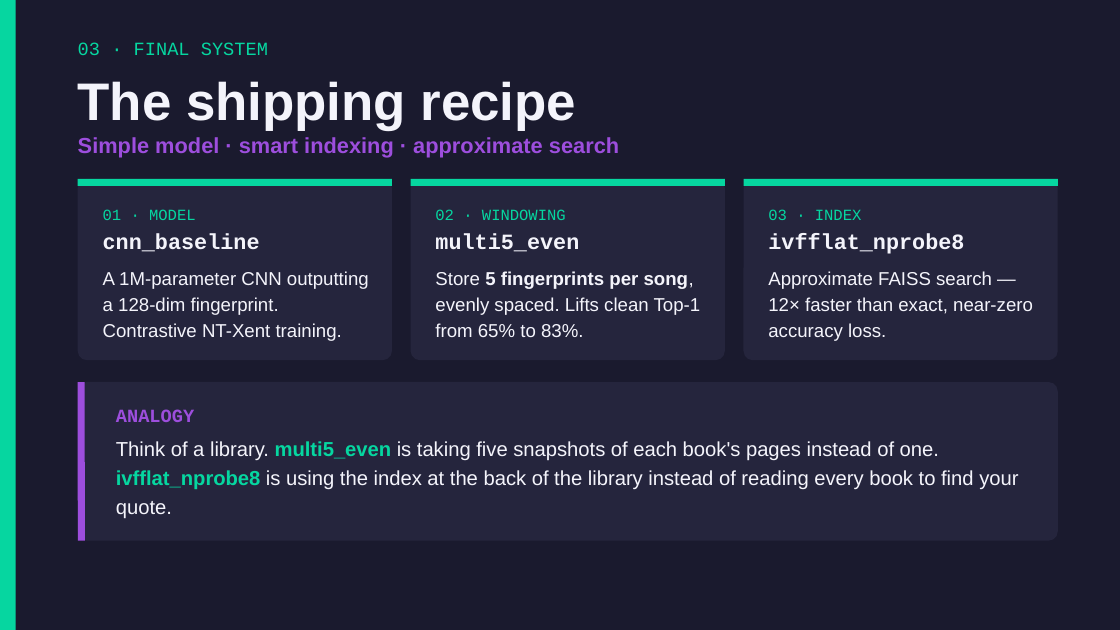
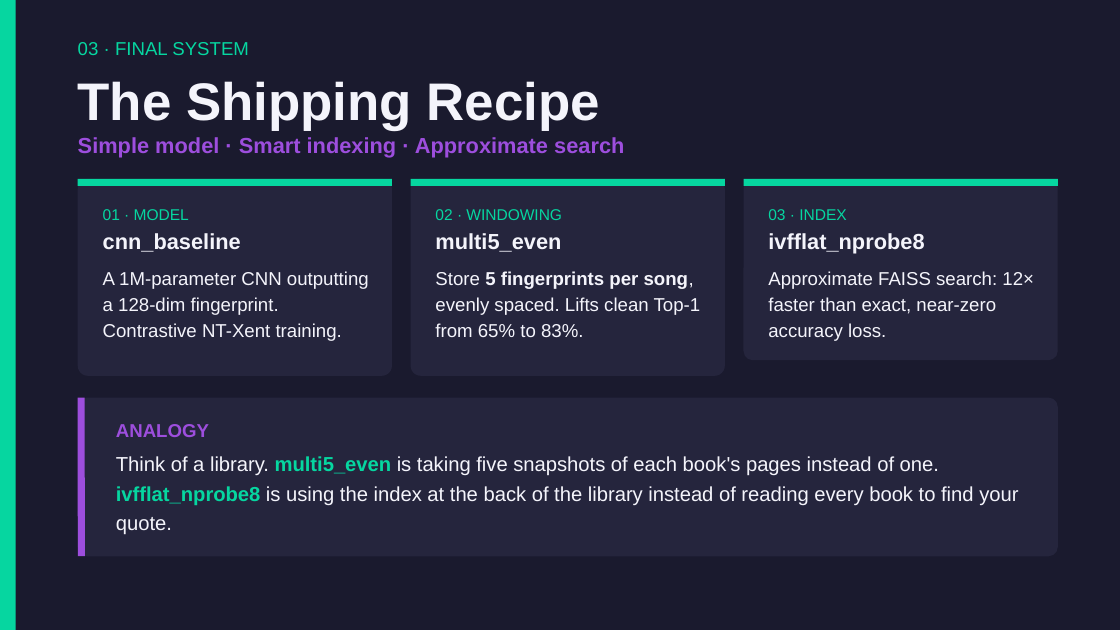
Before and after one commit to Ari-S-123/transformer-fingerprinting, a slide deck: slide 13 of Transformer-Fingerprinting-Presentation.pptx. Drawn at 1120x630 pixels with LibreOffice and Linux fonts; fonts in the diff are those of the drawing. Boxes give left, top, right and bottom in pixels: in the first picture for what was removed or moved away, otherwise in the second. Text is boxed around its words. In the diff, an @@ line names an element or a change of style, - is before the commit and + after.

```diff
--- a/Transformer-Fingerprinting-Presentation.pptx
+++ b/Transformer-Fingerprinting-Presentation.pptx
@@ text at <box>78,81,600,131</box>: text changed @@
-The shipping recipe
+The Shipping Recipe
@@ text at <box>78,137,624,157</box>: text changed @@
-Simple model · smart indexing · approximate search
+Simple model · Smart indexing · Approximate search
@@ rounded rectangle: place and size @@
-rounded rectangle at <box>77,179,392,361</box>
+rounded rectangle at <box>77,179,392,376</box>
@@ rounded rectangle: place and size @@
-rounded rectangle at <box>411,179,726,361</box>
+rounded rectangle at <box>411,179,726,376</box>
@@ text at <box>768,271,1034,341</box>: text changed @@
-Approximate FAISS search — 12× faster than exact, near-zero accuracy loss.
+Approximate FAISS search: 12× faster than exact, near-zero accuracy loss.
@@ 2 texts, 1 rounded rectangle, 1 line: place and size @@
-2 texts, 1 rounded rectangle, 1 line at <box>77,382,1057,541</box>
+2 texts, 1 rounded rectangle, 1 line at <box>77,398,1057,557</box>
@@ font Courier New to Arial in 8 elements at <box>78,42,249,55</box>, <box>103,209,189,220</box>, <box>103,233,241,252</box>, <box>435,209,562,220</box>, <box>435,233,561,252</box>, <box>768,209,846,220</box>, <box>768,233,924,254</box>, <box>116,424,209,437</box> @@
```
Also in this commit, not shown: 17 other slides changed.
